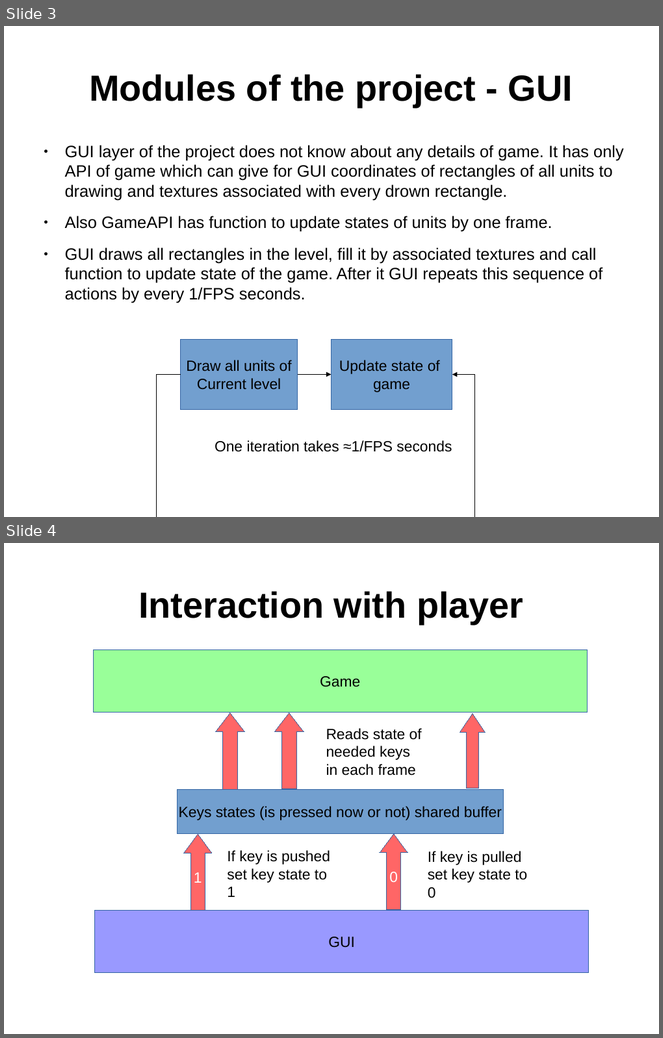
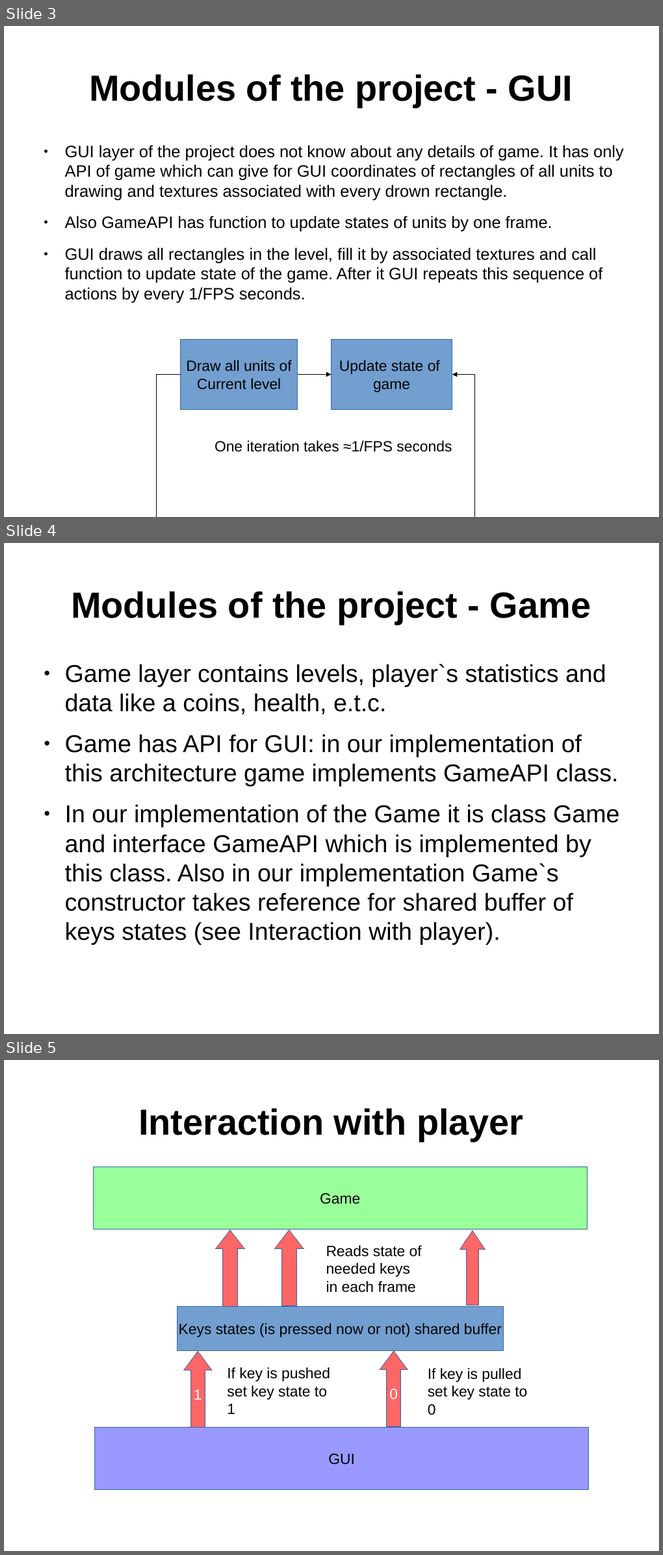
Before and after one commit to Shadasviar/mario, a slide deck: Documentation/Introduction.odp. Shown one above the other, each under a label of ours: slides 3 and 4 before the commit, slides 3, 4 and 5 after it. The pictures are 663x1038 and 663x1555 pixels, drawn with LibreOffice and Linux fonts; fonts in the diff are those of the drawing. Boxes give left, top, right and bottom in pixels: in the first picture for what was removed or moved away, otherwise in the second. Text is boxed around its words. In the diff, an @@ line names an element or a change of style, - is before the commit and + after.

Commit message:
Add description of the game module to the intro.

```diff
--- a/Documentation/Introduction.odp
+++ b/Documentation/Introduction.odp
@@ slide 4 added at (4,543,659,1034), background #FFFFFF @@
@@ title added at (71,591,591,624), 44 pt, text #000000, bold @@
+Modules of the project - Game
@@ text added at (65,664,620,945), 29.6 pt, text #000000 @@
+● Game layer contains levels, player`s statistics and data like a coins, health, e.t.c.
+● Game has API for GUI: in our implementation of this architecture game implements GameAPI class.
+● In our implementation of the Game it is class Game and interface GameAPI which is implemented by this class. Also in our implementation Game`s constructor takes reference for shared buffer of keys states (see Interaction with player).
@@ what was slide 4 is now slide 5 @@
```
